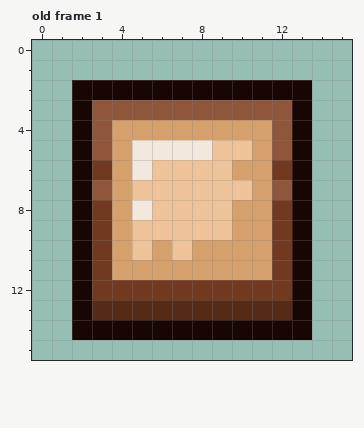
A pixel-art file gets an edit: chocokurei/App/images/choco6.aseprite. Above is the file before it was changed.
16x16 pixels, 1 frame. Shown: old frame 1. The commit also changed other frames, which this record leaves out.
The result:
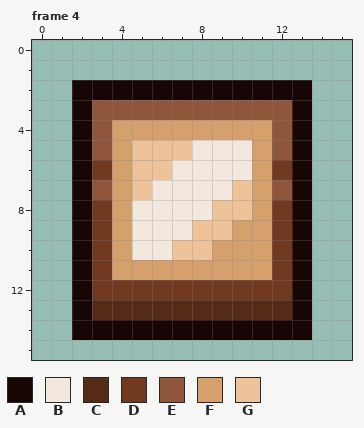
Palette (. is transparent): A #170604  B #f2e8de  C #552b17  D #713a20  E #8f563b  F #d6a06d  G #eec39a
A new or re-ordered frame is compared with the old frame closest to it.
Change:
frames 1 -> 8
Frame 4 is new; against old frame 1, layer "Layer 1":
y 5: x 5..7 BBB -> GGG; x 9..10 GG -> BB
y 6: x 5 B -> G; x 7..10 GGGF -> BBBB
y 7: x 6..9 GGGG -> BBBB
y 8: x 6..8 GGG -> BBB; x 10 F -> G
y 9: x 5..7 GGG -> BBB
y 10: x 5..6 GF -> BB; x 8 F -> G
